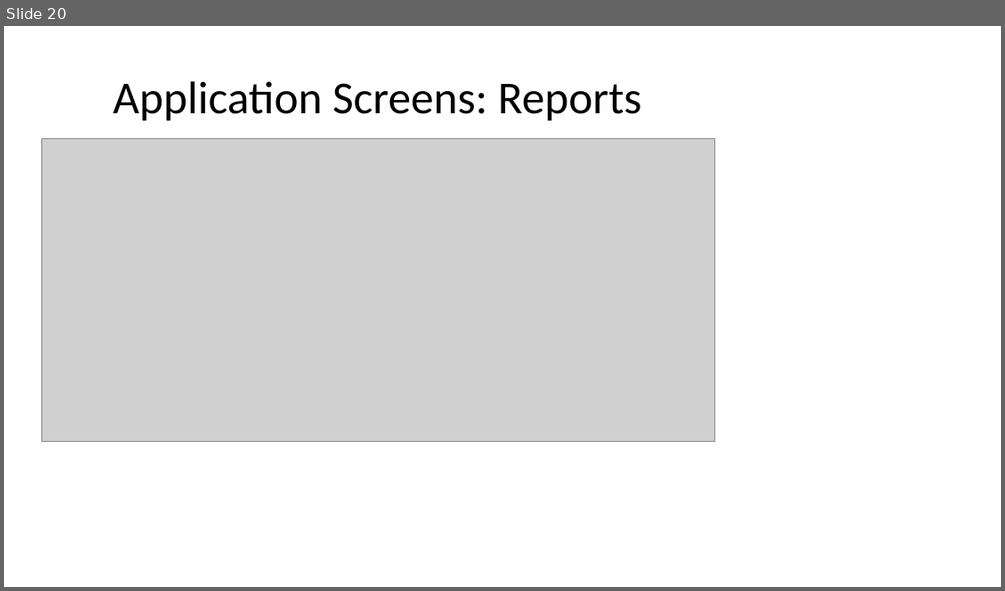
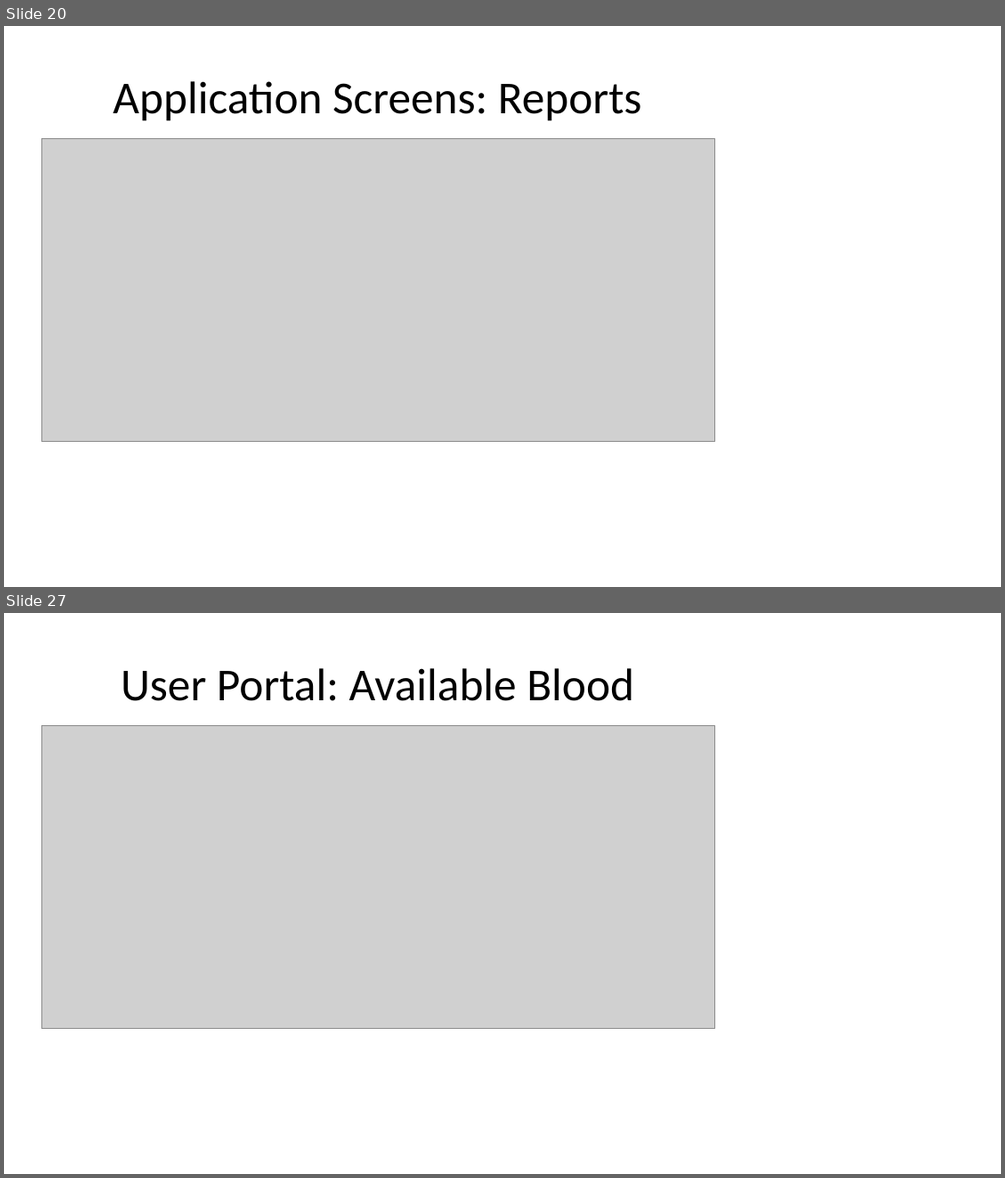
Before and after one commit to 0x0prateek/Blood-Donation-Camp-System, a slide deck: DotLife_Presentation.pptx. Shown one above the other, each under a label of ours: slide 20 before the commit, slides 20 and 27 after it; the slides between them are not shown. The pictures are 1005x591 and 1005x1178 pixels, drawn with LibreOffice and Linux fonts; fonts in the diff are those of the drawing; grey boxes stand for pictures. Boxes give left, top, right and bottom in pixels: in the first picture for what was removed or moved away, otherwise in the second. Text is boxed around its words. In the diff, an @@ line names an element or a change of style, - is before the commit and + after.

Commit message:
docs: add website and user portal screenshots to presentation

```diff
--- a/DotLife_Presentation.pptx
+++ b/DotLife_Presentation.pptx
@@ slide 27 added at (x1=4, y1=613, x2=1001, y2=1174), background #FFFFFF @@
@@ title added at (x1=121, y1=668, x2=634, y2=701), 44 pt, text #000000 @@
+User Portal: Available Blood
@@ picture added at (x1=41, y1=725, x2=714, y2=1029) @@
```
Also in this commit, not shown: 1 slide changed, 9 other slides added.
